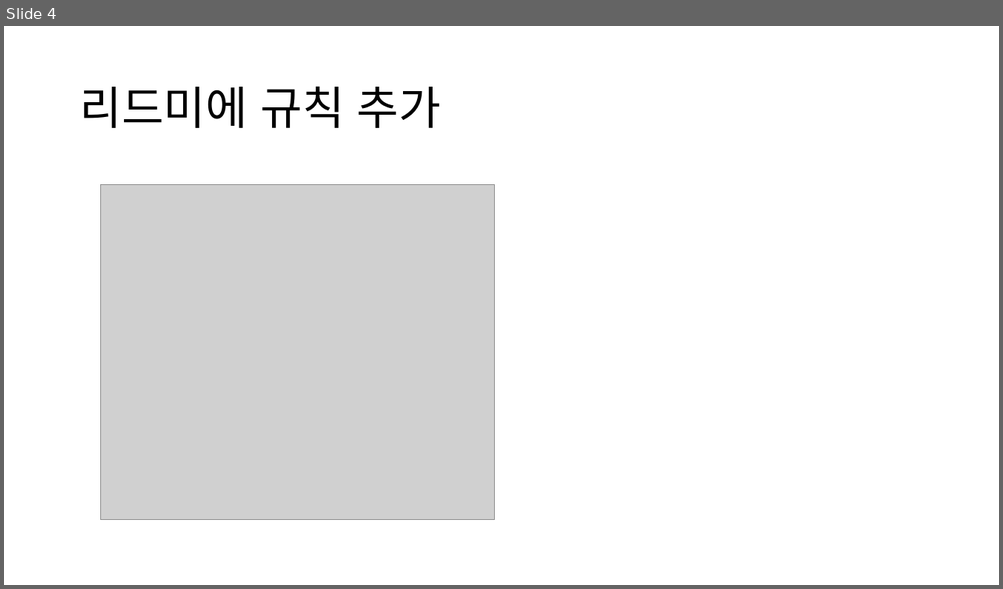
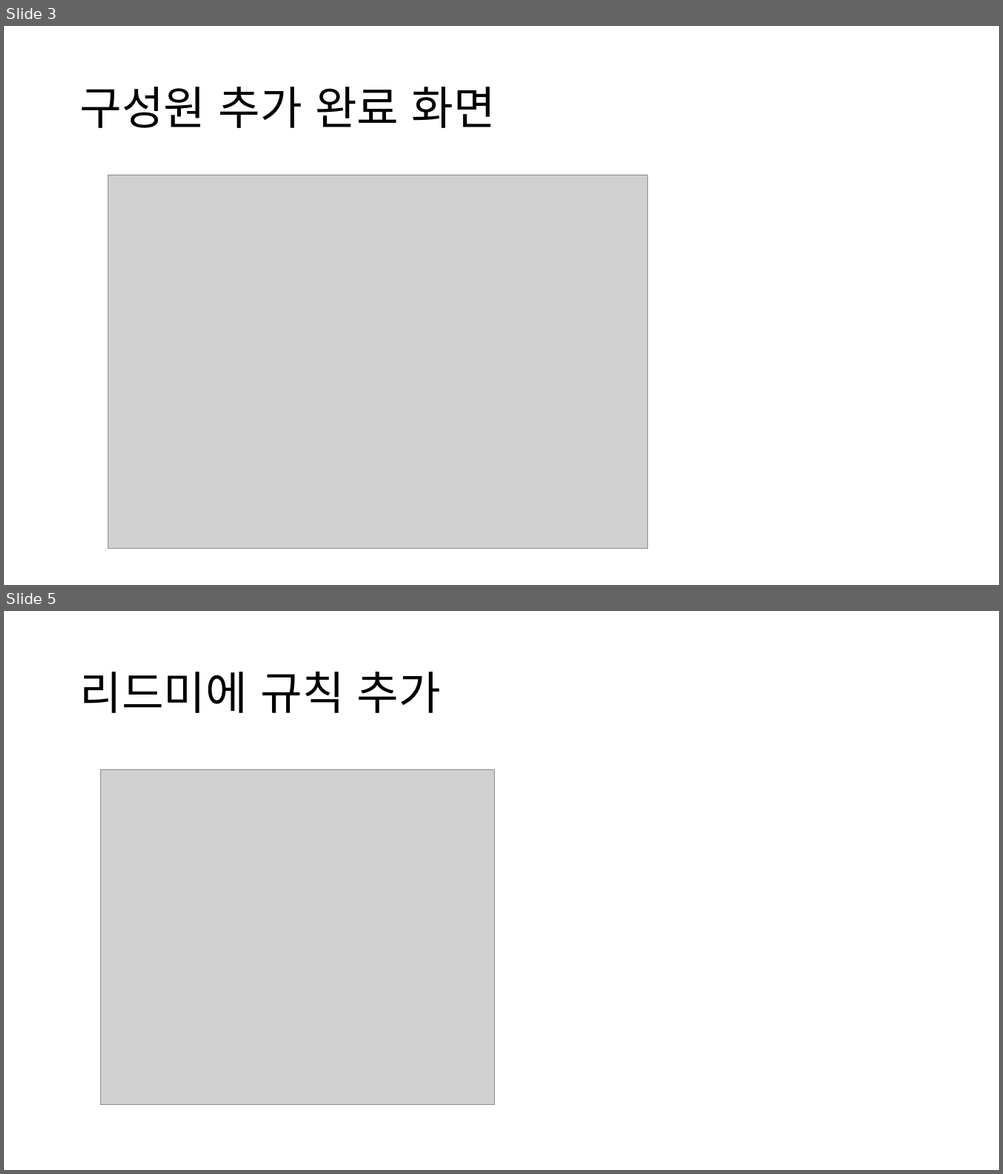
Before and after one commit to Kimxxunu/SW_777, a slide deck: 오픈소스 이해 7조 9주차 실습.pptx. Shown one above the other, each under a label of ours: slide 4 before the commit, slides 3 and 5 after it; the slides between them are not shown. The pictures are 1003x589 and 1003x1174 pixels, drawn with LibreOffice and Linux fonts; fonts in the diff are those of the drawing; grey boxes stand for pictures. Boxes give left, top, right and bottom in pixels: in the first picture for what was removed or moved away, otherwise in the second. Text is boxed around its words. In the diff, an @@ line names an element or a change of style, - is before the commit and + after.

```diff
--- a/오픈소스 이해 7조 9주차 실습.pptx
+++ b/오픈소스 이해 7조 9주차 실습.pptx
@@ slide 3 added at bbox=[4, 26, 999, 585], background #FFFFFF @@
@@ title added at bbox=[79, 87, 495, 128], 44 pt, text #000000 @@
+구성원 추가 완료 화면
@@ picture added at bbox=[108, 175, 648, 549] @@
@@ what was slide 4 is now slide 5 @@
```
Also in this commit, not shown: 5 slides changed, 4 other slides added, 3 slides removed.
